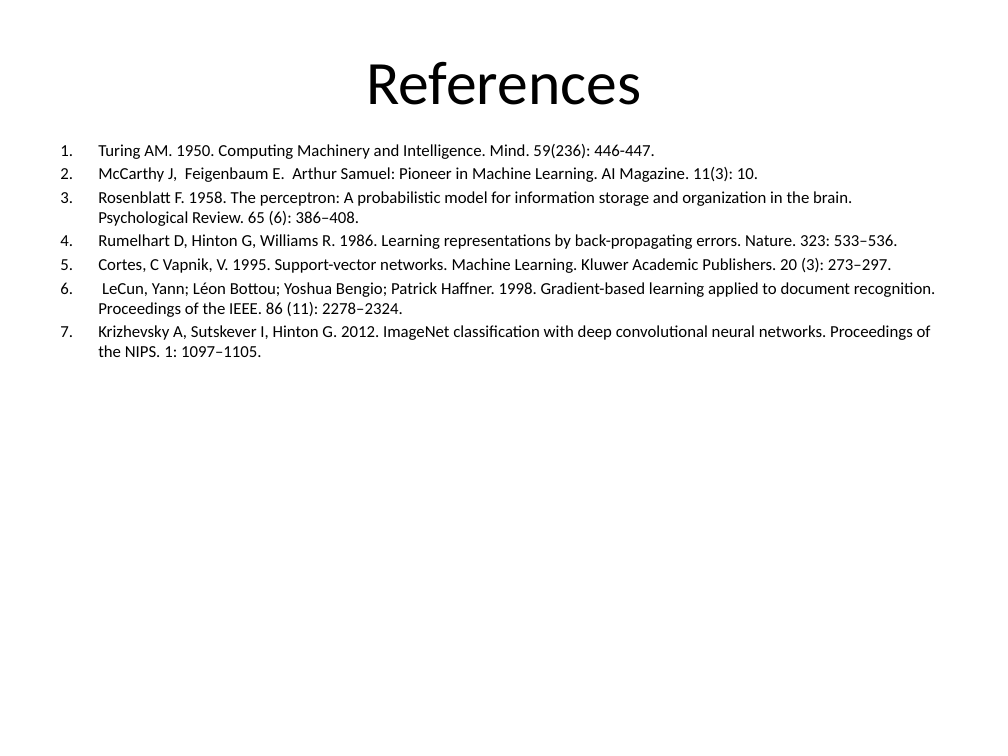
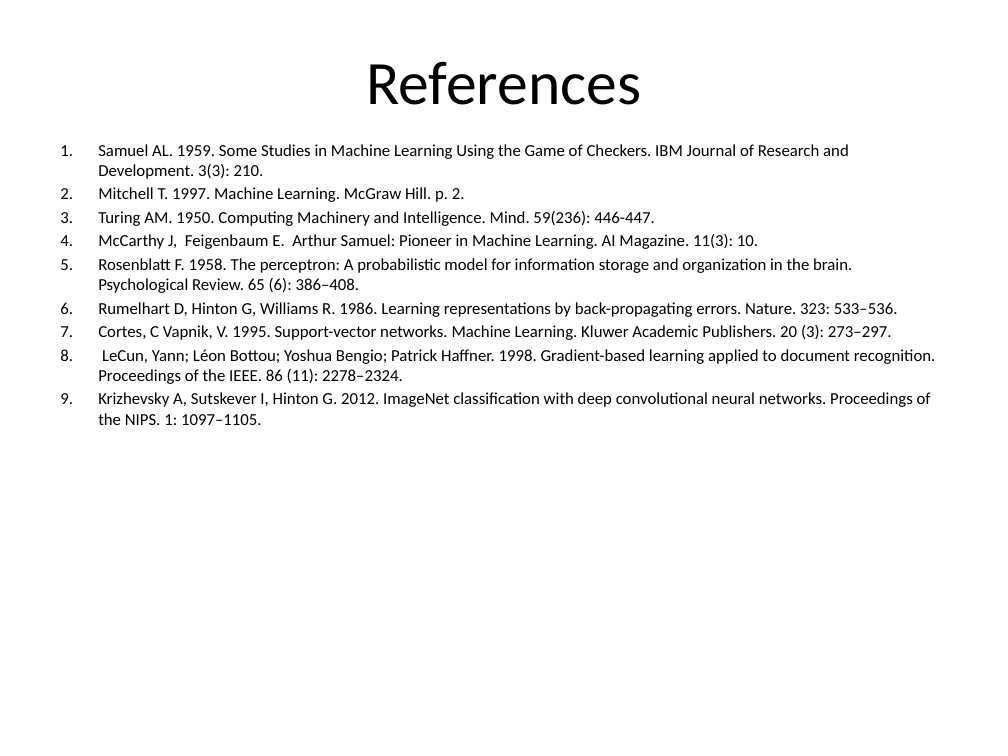
Before and after one commit to WendaZ/PyCharm_data, a slide deck: slide 16 of Machine Learning in Medical Imaging.pptx (slide 9 before the commit). Drawn at 1008x756 pixels with LibreOffice and Linux fonts; fonts in the diff are those of the drawing. Boxes give left, top, right and bottom in pixels: in the first picture for what was removed or moved away, otherwise in the second. Text is boxed around its words. In the diff, an @@ line names an element or a change of style, - is before the commit and + after.

```diff
--- a/Machine Learning in Medical Imaging.pptx
+++ b/Machine Learning in Medical Imaging.pptx
@@ text at <box>98,144,849,202</box>: paragraphs added @@
+1. Samuel AL. 1959. Some Studies in Machine Learning Using the Game of Checkers. IBM Journal of Research and Development. 3(3): 210.
+2. Mitchell T. 1997. Machine Learning. McGraw Hill. p. 2.
```
Also in this commit, not shown: 4 other slides changed, 7 slides added.
